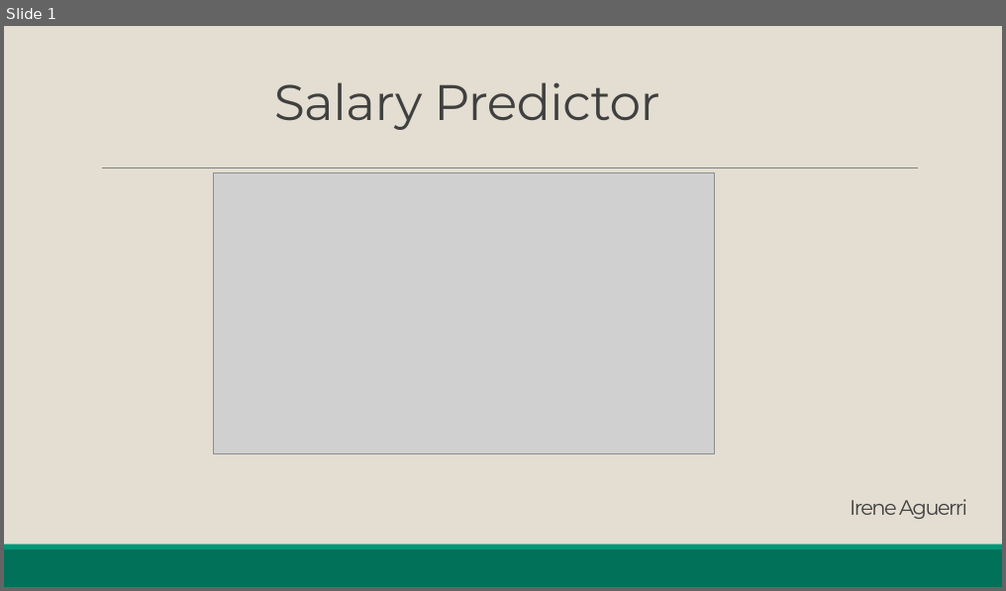
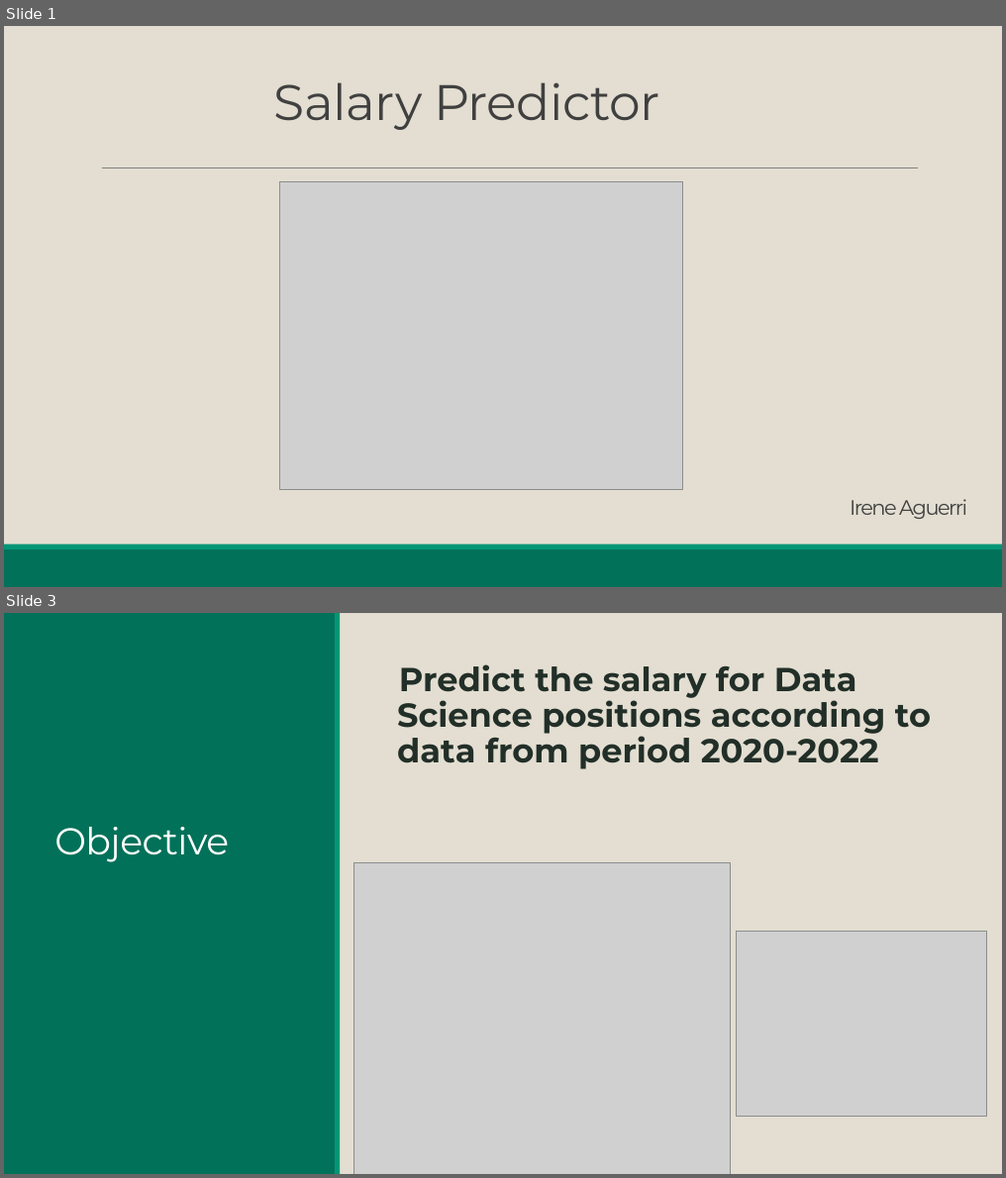
Before and after one commit to iaguerri/Kaggle-Data-Science-Predictor, a slide deck: Salary_Predictor.pptx. Shown one above the other, each under a label of ours: slide 1 before the commit, slides 1 and 3 after it; the slides between them are not shown. The pictures are 1006x591 and 1006x1178 pixels, drawn with LibreOffice and Linux fonts; fonts in the diff are those of the drawing; grey boxes stand for pictures. Boxes give left, top, right and bottom in pixels: in the first picture for what was removed or moved away, otherwise in the second. Text is boxed around its words. In the diff, an @@ line names an element or a change of style, - is before the commit and + after.

```diff
--- a/Salary_Predictor.pptx
+++ b/Salary_Predictor.pptx
@@ slide 3 added at <box>4,613,1002,1174</box>, background #E3DED1 @@
@@ rectangle added at <box>4,613,336,1174</box>, fill #017058 @@
@@ rectangle added at <box>335,613,341,1174</box>, fill #029676 @@
@@ text added at <box>397,664,931,769</box>, 32 pt, text #223028, bold @@
+  Predict the salary for Data Science positions according to data from period 2020-2022
@@ title added at <box>54,827,229,862</box>, 36 pt, text #FFFFFF @@
+Objective
@@ picture added at <box>354,863,731,1174</box> @@
@@ picture added at <box>737,931,987,1117</box> @@
@@ slide 1 changed as well @@
@@ picture: place and size @@
-picture at <box>214,173,715,455</box>
+picture at <box>279,181,683,490</box>
```
Also in this commit, not shown: 6 other slides added, 1 slide removed, 7 other files.
